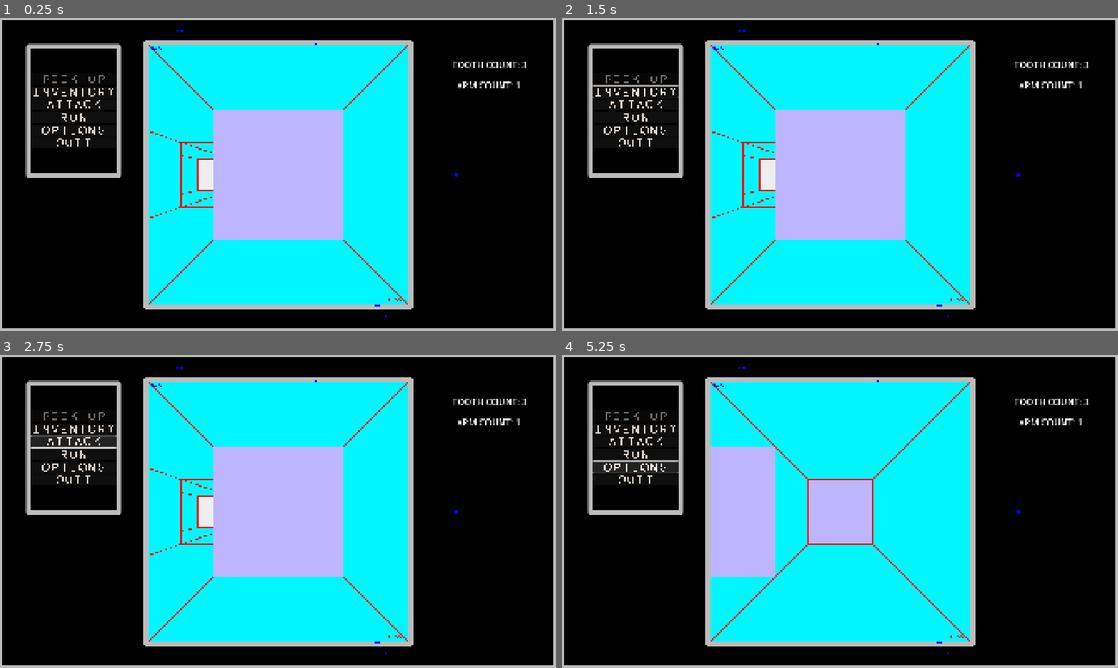
Above: before the commit, frames 1-4 (two rows, left to right).
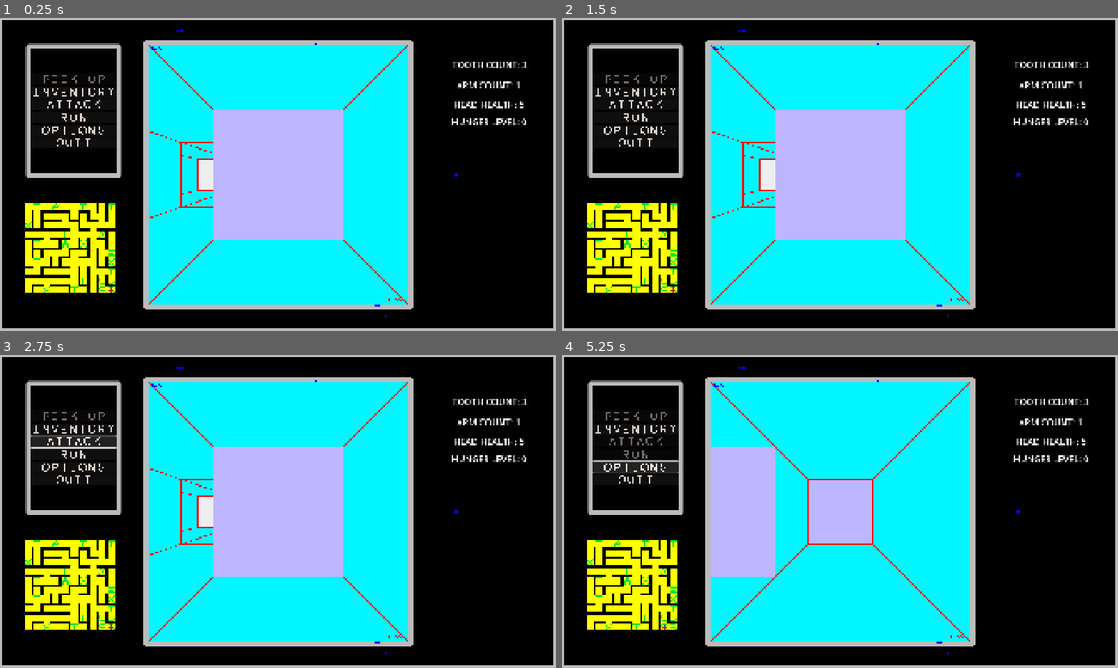
Above: after the commit, the same moments.

Repository: sym-z/arm-to-the-teeth
Game: Godot game, scene res://scenes/testing_level/testing_level.tscn
Same seed, same stepped clock (60 frames per second), same inputs: the game is played once before the commit and once after it. The project has no main scene, so this scene is started directly.
Inputs (mouse positions are in pixels of both pictures, inside the frame that each line leads up to):
- Up to frame 1 (0.25 s): no input
- Up to frame 2 (1.5 s): click "INVENTORY" at 0.5 s; click (840, 284) at 1.25 s, where only the run after the commit has a clickable "BACK"
- Up to frame 3 (2.75 s): click "ATTACK" at 2 s
- Up to frame 4 (5.25 s): click "RUN" at 2.75 s; click "OPTIONS" at 3.5 s; hold D (turn_right) 4.28-5.03 s; hold S (move_back) from 5.03 s (still down)

The runs differ from the first frame. In frame 1, 3.9% of the frame differs, in the area x 4-95%, y 26-88%; in frame 2, 4.0%, in the area x 4-95%, y 21-88%; in frame 3, 3.9%; in frame 4, 4.0%.

Commit message:
new player stats, arm inventory, minimap layer
arms can be seen in inventory. UI is no longer a global because that doesn't play nice with `@exports`. Several new themes. Arms can be picked up and added to inventory. UI is now on top of viewport, and debug visualizer is a child of a canvas layer

Diff:
--- a/src/prefabs/player/player.gd
+++ b/src/prefabs/player/player.gd
@@ -3,6 +3,7 @@
 @export var position : Vector2i = Vector2i(0,0)
 @export var facing : int = Globals.NORTH
 @export var map : Node
+@export var ui : CanvasLayer
 
 signal change_facing
 signal change_position
@@ -18,7 +19,10 @@
 const ARM_MAX : int = 2
 const TOOTH_MAX : int = 32
 var arm_inventory : Array[Arm]
-
+var head_health : int = 5
+## Hunger Stats
+var hunger : int = 0
+enum HUNGER_LEVEL {HUNGRY = 20, STARVING = 40, DEAD = 60}
 # Called when the node enters the scene tree for the first time.
 func _ready():
 	pass # Replace with function body.
@@ -144,11 +148,13 @@
 				# Use the map's list of arms to pick up the arm.
 				var new_arm : Arm = map.arm_atlas[position]
 				new_arm.equipped = true
+				# NOTE: Automatically equips, may change this later
+				arm_count += 1
 				arm_inventory.append(new_arm)
+				# Add this arm to the inventory UI
+				ui.add_arm_to_inventory(arm_inventory[arm_inventory.size()-1],arm_count)
 				# Remove from map's tracker of arm inventory
 				map.arm_atlas.erase(position)
-				# NOTE: Automatically equips, may change this later
-				arm_count += 1
 				map.make_cell_empty(curr_cell)
 				item_picked_up.emit()
 				print("PICKED UP ARM! PLAYER NOW HOLDS ", arm_count, " ARMS!")
--- /dev/null
+++ b/src/prefabs/ui/arm_item/arm_item.gd
@@ -0,0 +1,24 @@
+extends PanelContainer
+
+@export var title : Label
+@export var strength : Label
+@export var condition : Label
+@export var equipped : Label
+# Called when the node enters the scene tree for the first time.
+func _ready():
+	pass # Replace with function body.
+
+
+# Called every frame. 'delta' is the elapsed time since the previous frame.
+func _process(delta):
+	pass
+
+# Given an arm and its number in the inventory, convert the pieces of this UI to represent it.
+func set_text_to_arm(a : Arm, number : int):
+	title.text = "ARM " + str(number)
+	strength.text = "STRENGTH: " + str(a.strength)
+	condition.text = "CONDITION: " + str(a.condition)
+	if a.equipped == true:
+		equipped.text = "EQUIPPED"
+	else:
+		equipped.text = "NOT EQUIPPED"
--- /dev/null
+++ b/src/prefabs/ui/arm_item/arm_item.tscn
@@ -0,0 +1,47 @@
+[gd_scene load_steps=4 format=3 uid="uid://cs01wd2aki26b"]
+
+[ext_resource type="Script" uid="uid://brbjch41e3lmw" path="res://prefabs/ui/arm_item/arm_item.gd" id="1_0djgg"]
+[ext_resource type="Texture2D" uid="uid://cwgd7txw32px1" path="res://assets/visual/prototype_items/arm_d2.png" id="1_ayt4m"]
+[ext_resource type="Theme" uid="uid://b3vpgrqtsod14" path="res://themes/inventory/arm_item_label.tres" id="3_2e60w"]
+
+[node name="Arm Item" type="PanelContainer" node_paths=PackedStringArray("title", "strength", "condition", "equipped")]
+offset_right = 40.0
+offset_bottom = 40.0
+size_flags_horizontal = 4
+size_flags_vertical = 4
+script = ExtResource("1_0djgg")
+title = NodePath("HBoxContainer/Stat Container/Title")
+strength = NodePath("HBoxContainer/Stat Container/Strength")
+condition = NodePath("HBoxContainer/Stat Container/Condition")
+equipped = NodePath("HBoxContainer/Stat Container/Equipped")
+
+[node name="HBoxContainer" type="HBoxContainer" parent="."]
+layout_mode = 2
+
+[node name="Arm Icon" type="TextureRect" parent="HBoxContainer"]
+layout_mode = 2
+texture = ExtResource("1_ayt4m")
+expand_mode = 3
+
+[node name="Stat Container" type="GridContainer" parent="HBoxContainer"]
+layout_mode = 2
+
+[node name="Title" type="Label" parent="HBoxContainer/Stat Container"]
+layout_mode = 2
+theme = ExtResource("3_2e60w")
+text = "ARM NUMBER: X"
+
+[node name="Strength" type="Label" parent="HBoxContainer/Stat Container"]
+layout_mode = 2
+theme = ExtResource("3_2e60w")
+text = "STRENGTH: X"
+
+[node name="Condition" type="Label" parent="HBoxContainer/Stat Container"]
+layout_mode = 2
+theme = ExtResource("3_2e60w")
+text = "ARM NUMBER: X"
+
+[node name="Equipped" type="Label" parent="HBoxContainer/Stat Container"]
+layout_mode = 2
+theme = ExtResource("3_2e60w")
+text = "EQUIPPED?: X"
--- a/src/prefabs/ui/ui.gd
+++ b/src/prefabs/ui/ui.gd
@@ -5,21 +5,45 @@
 
 @export_category("Context Menu Buttons")
 @export var pickup_button : Button
+@export var inventory_button : Button
+@export var attack_button : Button
+@export var run_button : Button
+@export var options_button : Button
+@export var quit_button : Button
+
 
 @export_category("Temporary Labels")
 @export var tooth_label : Label
 @export var arm_label : Label
+@export var head_label : Label
+@export var hunger_label : Label
 
 var item_to_pick : Cell.TYPE = Cell.TYPE.EMPTY
-# Called when the node enters the scene tree for the first time.
+
+# For adding arms to the inventory
+@export_category("Inventory")
+@export var inventory_container : MarginContainer
+@export var item_container : VBoxContainer
+@export var inv_back_button : Button
+var arm_item_scene : PackedScene = preload("uid://cs01wd2aki26b")
+
 func _ready():
 	pass # Replace with function body.
 
-# Because this is a global script, work should start only when the map is done filling.
+# Work should start only when the map is done filling.
 func _on_map_map_filled():
+	change_inventory_visibility(false)
 	pickup_button.disabled = true
 	refresh_temp_labels()
+	# Run initial setup if this is the beginning of play.
+	if Globals.curr_floor == 0:
+		initial_setup()
 
+# What should only run at the after the very first floor generates.
+func initial_setup():
+	# Add initial arms to inventory
+	for i in range(player.arm_inventory.size()):
+		add_arm_to_inventory(player.arm_inventory[i], i+1)
 
 # Called every frame. 'delta' is the elapsed time since the previous frame.
 func _process(delta):
@@ -28,28 +52,38 @@
 func refresh_temp_labels():
 	tooth_label.text = "TOOTH COUNT: " + str(player.tooth_count)
 	arm_label.text = "ARM COUNT: " + str(player.arm_count)
+	head_label.text = "HEAD HEALTH: " + str(player.head_health)
+	hunger_label.text = "HUNGER LEVEL: " + str(player.hunger)
 
+# Preps the UI to pick up what is at the feet of the player
 func _on_player_item_detected(item, loc):
 	match item:
 		Cell.TYPE.EMPTY:
 			pickup_button.disabled = true
+			disable_combat_buttons()
 			item_to_pick = Cell.TYPE.EMPTY
 		Cell.TYPE.SPAWN:
 			pickup_button.disabled = true
+			disable_combat_buttons()
 			item_to_pick = Cell.TYPE.SPAWN
 		Cell.TYPE.EXIT:
 			pickup_button.disabled = true
+			disable_combat_buttons()
 			item_to_pick = Cell.TYPE.EXIT
 		Cell.TYPE.ARM:
 			pickup_button.disabled = false
+			disable_combat_buttons()
 			item_to_pick = Cell.TYPE.ARM
 		Cell.TYPE.TOOTH:
 			pickup_button.disabled = false
+			disable_combat_buttons()
 			item_to_pick = Cell.TYPE.TOOTH
 		Cell.TYPE.ENEMY:
 			pickup_button.disabled = true
+			enable_combat_buttons()
 			item_to_pick = Cell.TYPE.ENEMY
 
+# When the player picks up what is at their feet, set the UI to the correct state.
 func _on_player_item_picked_up():
 	pickup_button.disabled = true
 	item_to_pick = Cell.TYPE.EMPTY
@@ -58,4 +92,28 @@
 #region Context Menu Button Presses
 func _on_pick_up_pressed():
 	player.pick_up(item_to_pick)
+func _on_inventory_pressed():
+	change_inventory_visibility(not inventory_container.visible)
 #endregion
+#region Inventory Window
+func change_inventory_visibility(new_vis : bool):
+	inventory_container.visible = new_vis
+	inv_back_button.visible = new_vis
+
+func add_arm_to_inventory(a : Arm, number : int):
+	var new_arm_item = arm_item_scene.instantiate()
+	new_arm_item.set_text_to_arm(a, number)
+	item_container.add_child(new_arm_item)
+
+func _on_back_button_pressed():
+	change_inventory_visibility(false)
+#endregion
+
+#region Combat Buttons
+func disable_combat_buttons():
+	attack_button.disabled = true
+	run_button.disabled = true
+func enable_combat_buttons():
+	attack_button.disabled = false
+	run_button.disabled = false
+#endregion
--- a/src/prefabs/ui/ui.tscn
+++ b/src/prefabs/ui/ui.tscn
@@ -1,16 +1,29 @@
-[gd_scene load_steps=6 format=3 uid="uid://ceq7clgkyer44"]
+[gd_scene load_steps=9 format=3 uid="uid://ceq7clgkyer44"]
 
 [ext_resource type="Script" uid="uid://cloum0k0ggqel" path="res://prefabs/ui/ui.gd" id="1_gxjsb"]
 [ext_resource type="Texture2D" uid="uid://d1kgxu002itbw" path="res://assets/visual/ui/prototype_ui.png" id="1_tlstp"]
 [ext_resource type="Theme" uid="uid://c4hxwvlb3lk68" path="res://themes/context_menu/margin_container/context_menu_margin_container.tres" id="2_4ieor"]
 [ext_resource type="Theme" uid="uid://c2mywnu4h8hvj" path="res://themes/context_menu/margin_container/Panel/context_menu_panel_theme.tres" id="3_htiv7"]
 [ext_resource type="Theme" uid="uid://damqods5iq1r8" path="res://themes/context_menu/margin_container/button/context_menu_button_theme.tres" id="4_htiv7"]
+[ext_resource type="Theme" uid="uid://bn3i6d6cugm34" path="res://themes/context_menu/margin_container/button/context_menu_disablable_button_theme.tres" id="5_cllw1"]
+[ext_resource type="Theme" uid="uid://b4r4mirjty34t" path="res://themes/inventory/inventory_margin_container_theme.tres" id="6_mbf2n"]
+[ext_resource type="Theme" uid="uid://cfkrwy0lnfu1n" path="res://themes/inventory/inventory_button.tres" id="7_lntee"]
 
-[node name="UI" type="CanvasLayer" node_paths=PackedStringArray("pickup_button", "tooth_label", "arm_label")]
+[node name="UI" type="CanvasLayer" node_paths=PackedStringArray("pickup_button", "inventory_button", "attack_button", "run_button", "options_button", "quit_button", "tooth_label", "arm_label", "head_label", "hunger_label", "inventory_container", "item_container", "inv_back_button")]
 script = ExtResource("1_gxjsb")
 pickup_button = NodePath("Context Menu/Button Container/Pick Up")
+inventory_button = NodePath("Context Menu/Button Container/Inventory")
+attack_button = NodePath("Context Menu/Button Container/Attack")
+run_button = NodePath("Context Menu/Button Container/Run")
+options_button = NodePath("Context Menu/Button Container/Options")
+quit_button = NodePath("Context Menu/Button Container/Quit")
 tooth_label = NodePath("TEMP TEETH")
 arm_label = NodePath("TEMP ARMS")
+head_label = NodePath("TEMP HEAD")
+hunger_label = NodePath("TEMP HUNGER")
+inventory_container = NodePath("Inventory/Inventory Window")
+item_container = NodePath("Inventory/Inventory Window/Item Container")
+inv_back_button = NodePath("Inventory/Back Button")
 
 [node name="Background" type="TextureRect" parent="."]
 offset_right = 40.0
@@ -23,19 +36,22 @@
 anchor_bottom = 1.0
 grow_horizontal = 2
 grow_vertical = 2
+mouse_filter = 2
 theme = ExtResource("2_4ieor")
 
 [node name="Style Box" type="Panel" parent="Context Menu"]
 layout_mode = 2
+mouse_filter = 2
 theme = ExtResource("3_htiv7")
 
 [node name="Button Container" type="VBoxContainer" parent="Context Menu"]
 layout_mode = 2
+mouse_filter = 2
 alignment = 1
 
 [node name="Pick Up" type="Button" parent="Context Menu/Button Container"]
 layout_mode = 2
-theme = ExtResource("4_htiv7")
+theme = ExtResource("5_cllw1")
 text = "PICK UP"
 
 [node name="Inventory" type="Button" parent="Context Menu/Button Container"]
@@ -45,22 +61,22 @@
 
 [node name="Attack" type="Button" parent="Context Menu/Button Container"]
 layout_mode = 2
-theme = ExtResource("4_htiv7")
+theme = ExtResource("5_cllw1")
 text = "ATTACK"
 
 [node name="Run" type="Button" parent="Context Menu/Button Container"]
 layout_mode = 2
-theme = ExtResource("4_htiv7")
+theme = ExtResource("5_cllw1")
 text = "RUN"
 
 [node name="Options" type="Button" parent="Context Menu/Button Container"]
 layout_mode = 2
-theme = ExtResource("4_htiv7")
+theme = ExtResource("5_cllw1")
 text = "OPTIONS"
 
 [node name="Quit" type="Button" parent="Context Menu/Button Container"]
 layout_mode = 2
-theme = ExtResource("4_htiv7")
+theme = ExtResource("5_cllw1")
 text = "QUIT"
 
 [node name="TEMP TEETH" type="Label" parent="."]
@@ -80,4 +96,55 @@
 theme_override_font_sizes/font_size = 31
 text = "ARM COUNT: X"
 
+[node name="TEMP HEAD" type="Label" parent="."]
+offset_left = 1565.0
+offset_top = 276.0
+offset_right = 1811.0
+offset_bottom = 320.0
+theme_override_font_sizes/font_size = 31
+text = "HEAD HEALTH: X"
+
+[node name="TEMP HUNGER" type="Label" parent="."]
+offset_left = 1558.0
+offset_top = 336.0
+offset_right = 1819.0
+offset_bottom = 380.0
+theme_override_font_sizes/font_size = 31
+text = "HUNGER LEVEL: X"
+
+[node name="Inventory" type="Node" parent="."]
+
+[node name="Inventory Window" type="MarginContainer" parent="Inventory"]
+anchors_preset = 15
+anchor_right = 1.0
+anchor_bottom = 1.0
+grow_horizontal = 2
+grow_vertical = 2
+mouse_filter = 2
+theme = ExtResource("6_mbf2n")
+
+[node name="Background" type="Panel" parent="Inventory/Inventory Window"]
+layout_mode = 2
+mouse_filter = 1
+
+[node name="Item Container" type="VBoxContainer" parent="Inventory/Inventory Window"]
+layout_mode = 2
+alignment = 1
+
+[node name="Arm List Top" type="Node" parent="Inventory/Inventory Window/Item Container"]
+
+[node name="Arm List Bottom" type="Node" parent="Inventory/Inventory Window/Item Container"]
+
+[node name="Back Button" type="Button" parent="Inventory"]
+offset_left = 892.0
+offset_top = 893.0
+offset_right = 1028.0
+offset_bottom = 933.0
+size_flags_horizontal = 4
+size_flags_vertical = 4
+theme = ExtResource("7_lntee")
+text = "BACK"
+
 [connection signal="pressed" from="Context Menu/Button Container/Pick Up" to="." method="_on_pick_up_pressed"]
+[connection signal="pressed" from="Context Menu/Button Container/Inventory" to="." method="_on_inventory_pressed"]
+[connection signal="pressed" from="Inventory/Back Button" to="." method="_on_back_button_pressed"]
--- a/src/project.godot
+++ b/src/project.godot
@@ -17,7 +17,6 @@
 [autoload]
 
 Globals="*res://scripts/globals.gd"
-UI="*res://prefabs/ui/ui.gd"
 
 [display]
 
--- a/src/scenes/testing_level/testing_level.tscn
+++ b/src/scenes/testing_level/testing_level.tscn
@@ -9,20 +9,15 @@
 
 [node name="Testing Level" type="Node2D" node_paths=PackedStringArray("visualizer")]
 script = ExtResource("1_tt45j")
-visualizer = NodePath("Debug Visualizer")
+visualizer = NodePath("Minimap Layer/Debug Visualizer")
 
 [node name="Map" parent="." node_paths=PackedStringArray("player") instance=ExtResource("1_634d8")]
 player = NodePath("../Player")
 
-[node name="Debug Visualizer" parent="." node_paths=PackedStringArray("player", "map_node") instance=ExtResource("2_tt45j")]
-position = Vector2(96, 650)
-scale = Vector2(4, 4)
-player = NodePath("../Player")
-map_node = NodePath("../Map")
-
-[node name="Player" parent="." node_paths=PackedStringArray("map") instance=ExtResource("4_f1y3a")]
+[node name="Player" parent="." node_paths=PackedStringArray("map", "ui") instance=ExtResource("4_f1y3a")]
 position = Vector2i(9, 9)
 map = NodePath("../Map")
+ui = NodePath("../UI")
 
 [node name="Dungeon Viewport" parent="." node_paths=PackedStringArray("map", "player") instance=ExtResource("5_etvxw")]
 map = NodePath("../Map")
@@ -32,19 +27,27 @@
 player = NodePath("../Player")
 map = NodePath("../Map")
 
-[connection signal="level_clear" from="Map" to="Debug Visualizer" method="_on_map_level_clear"]
-[connection signal="map_filled" from="Map" to="Debug Visualizer" method="_on_map_map_filled"]
+[node name="Minimap Layer" type="CanvasLayer" parent="."]
+
+[node name="Debug Visualizer" parent="Minimap Layer" node_paths=PackedStringArray("player", "map_node") instance=ExtResource("2_tt45j")]
+position = Vector2(96, 650)
+scale = Vector2(4, 4)
+player = NodePath("../../Player")
+map_node = NodePath("../../Map")
+
+[connection signal="level_clear" from="Map" to="Minimap Layer/Debug Visualizer" method="_on_map_level_clear"]
 [connection signal="map_filled" from="Map" to="Dungeon Viewport" method="_on_map_map_filled"]
 [connection signal="map_filled" from="Map" to="UI" method="_on_map_map_filled"]
+[connection signal="map_filled" from="Map" to="Minimap Layer/Debug Visualizer" method="_on_map_map_filled"]
 [connection signal="map_generated" from="Map" to="." method="_on_map_map_generated"]
 [connection signal="map_generated" from="Map" to="Player" method="_on_map_map_generated"]
 [connection signal="map_generated" from="Map" to="Dungeon Viewport" method="_on_map_map_generated"]
-[connection signal="change_facing" from="Player" to="Debug Visualizer" method="_on_player_change_facing"]
 [connection signal="change_facing" from="Player" to="Dungeon Viewport" method="_on_player_change_facing"]
-[connection signal="change_position" from="Player" to="Debug Visualizer" method="_on_player_change_position"]
+[connection signal="change_facing" from="Player" to="Minimap Layer/Debug Visualizer" method="_on_player_change_facing"]
 [connection signal="change_position" from="Player" to="Dungeon Viewport" method="_on_player_change_position"]
+[connection signal="change_position" from="Player" to="Minimap Layer/Debug Visualizer" method="_on_player_change_position"]
 [connection signal="item_detected" from="Player" to="UI" method="_on_player_item_detected"]
-[connection signal="item_picked_up" from="Player" to="Debug Visualizer" method="_on_player_item_picked_up"]
 [connection signal="item_picked_up" from="Player" to="Dungeon Viewport" method="_on_player_item_picked_up"]
 [connection signal="item_picked_up" from="Player" to="UI" method="_on_player_item_picked_up"]
+[connection signal="item_picked_up" from="Player" to="Minimap Layer/Debug Visualizer" method="_on_player_item_picked_up"]
 [connection signal="player_spawned" from="Player" to="Map" method="_on_player_player_spawned"]
--- /dev/null
+++ b/src/themes/context_menu/margin_container/button/context_menu_disablable_button_theme.tres
@@ -0,0 +1,7 @@
+[gd_resource type="Theme" load_steps=2 format=3 uid="uid://bn3i6d6cugm34"]
+
+[ext_resource type="FontFile" uid="uid://d22avmrynvyyh" path="res://assets/visual/ui/ui_font_0.png" id="1_sounf"]
+
+[resource]
+Button/font_sizes/font_size = 32
+Button/fonts/font = ExtResource("1_sounf")
--- /dev/null
+++ b/src/themes/inventory/arm_item_label.tres
@@ -0,0 +1,7 @@
+[gd_resource type="Theme" load_steps=2 format=3 uid="uid://b3vpgrqtsod14"]
+
+[ext_resource type="FontFile" uid="uid://d22avmrynvyyh" path="res://assets/visual/ui/ui_font_0.png" id="1_uplad"]
+
+[resource]
+Label/font_sizes/font_size = 32
+Label/fonts/font = ExtResource("1_uplad")
--- /dev/null
+++ b/src/themes/inventory/inventory_button.tres
@@ -0,0 +1,7 @@
+[gd_resource type="Theme" load_steps=2 format=3 uid="uid://cfkrwy0lnfu1n"]
+
+[ext_resource type="FontFile" uid="uid://d22avmrynvyyh" path="res://assets/visual/ui/ui_font_0.png" id="1_nf73e"]
+
+[resource]
+Button/font_sizes/font_size = 32
+Button/fonts/font = ExtResource("1_nf73e")
--- /dev/null
+++ b/src/themes/inventory/inventory_margin_container_theme.tres
@@ -0,0 +1,7 @@
+[gd_resource type="Theme" format=3 uid="uid://b4r4mirjty34t"]
+
+[resource]
+MarginContainer/constants/margin_bottom = 204
+MarginContainer/constants/margin_left = 624
+MarginContainer/constants/margin_right = 624
+MarginContainer/constants/margin_top = 204
Not shown, added: src/prefabs/ui/arm_item/arm_item.gd.uid
Not shown, changed: docs/TODO.md
